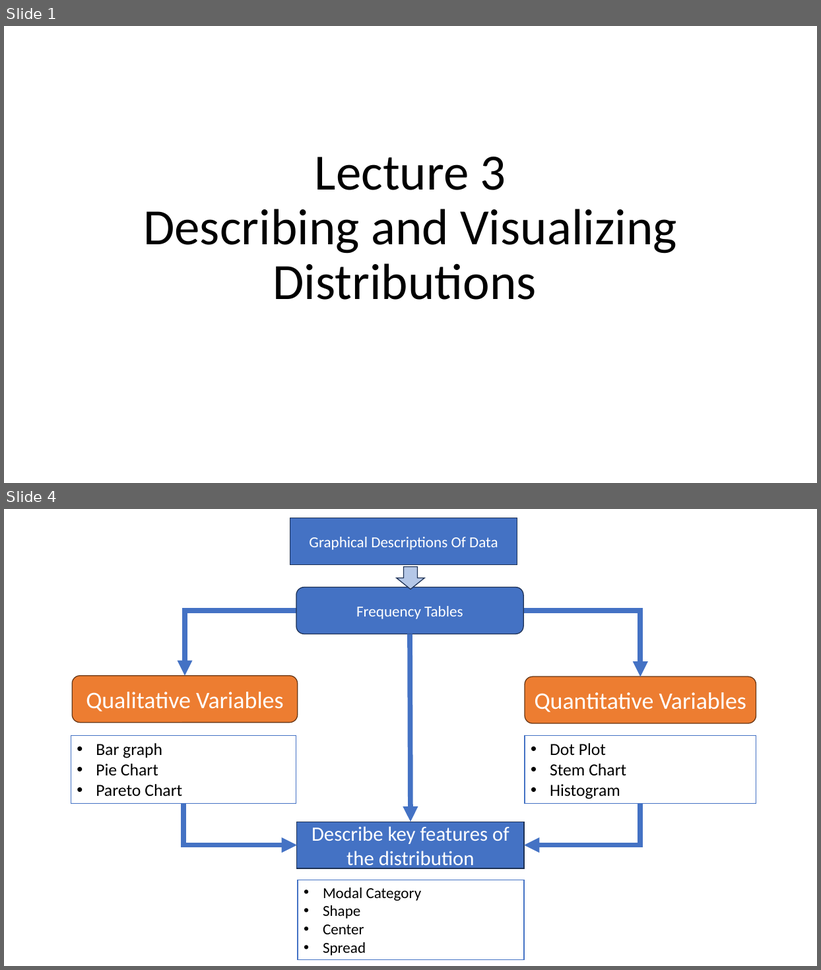
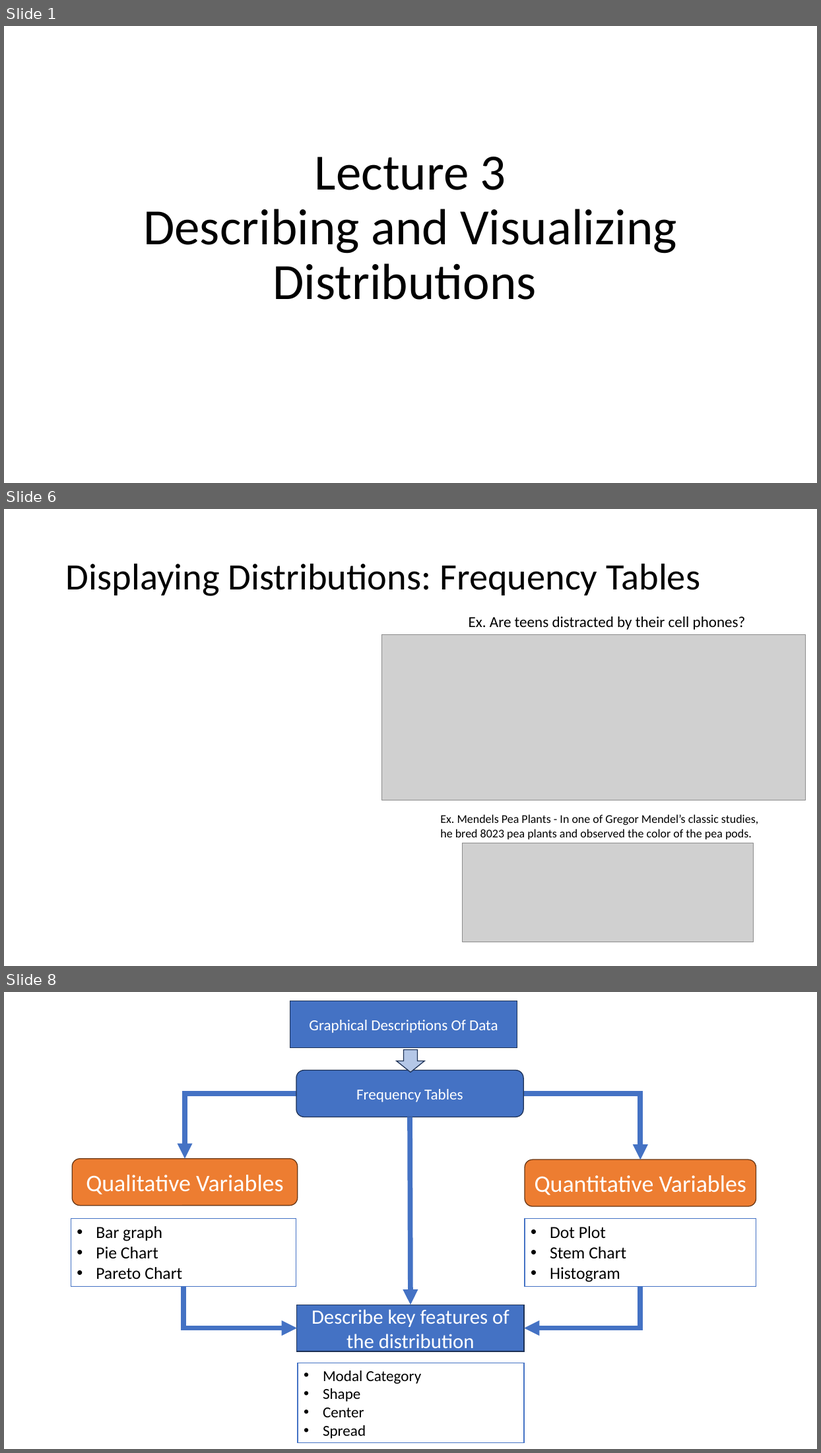
Before and after one commit to Jarred6068/Kvamme_UI_STAT251, a slide deck: docs/lecture_slides/Week 2/Week2_Lecture3_Slides_1_19_2024.pptx. Shown one above the other, each under a label of ours: slides 1 and 4 before the commit, slides 1, 6 and 8 after it; the slides between them are not shown. The pictures are 821x970 and 821x1453 pixels, drawn with LibreOffice and Linux fonts; fonts in the diff are those of the drawing; grey boxes stand for pictures. Boxes give left, top, right and bottom in pixels: in the first picture for what was removed or moved away, otherwise in the second. Text is boxed around its words. In the diff, an @@ line names an element or a change of style, - is before the commit and + after.

```diff
--- a/docs/lecture_slides/Week 2/Week2_Lecture3_Slides_1_19_2024.pptx
+++ b/docs/lecture_slides/Week 2/Week2_Lecture3_Slides_1_19_2024.pptx
@@ slide 6 added at box(4, 509, 817, 966), background #FFFFFF @@
@@ title added at box(66, 563, 700, 596), 44 pt, text #000000 @@
+Displaying Distributions: Frequency Tables
@@ text added at box(469, 617, 746, 630), 18 pt, text #000000 @@
+Ex. Are teens distracted by their cell phones?
@@ picture added at box(382, 634, 805, 800) @@
@@ text added at box(440, 815, 758, 840), 14 pt, text #000000 @@
+Ex. Mendels Pea Plants - In one of Gregor Mendel’s classic studies,
+he bred 8023 pea plants and observed the color of the pea pods.
@@ picture added at box(463, 844, 754, 943) @@
@@ what was slide 4 is now slide 8 @@
```
Also in this commit, not shown: 1 slide changed, 6 other slides added, 1 slide removed, 56 other files.
